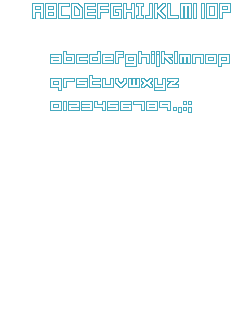
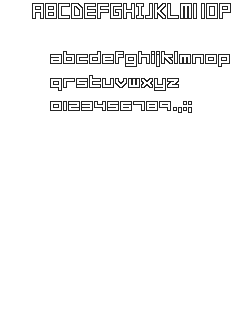
Layers edited between the first and the second (240, 320) image:
painted on "Layer 3" over <box>32,3,231,113</box>
